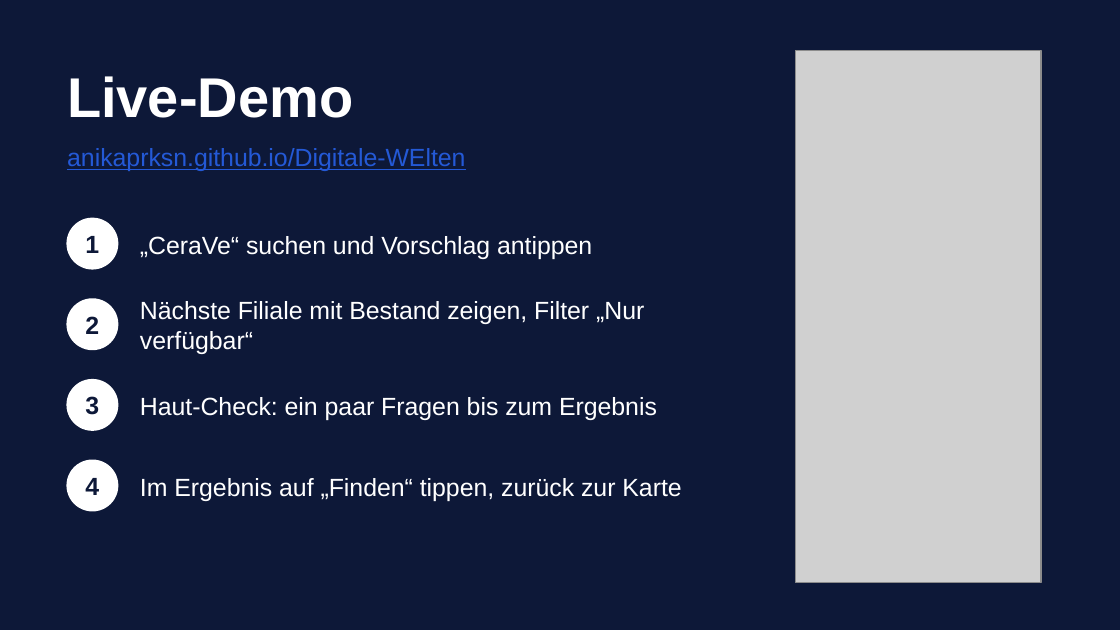
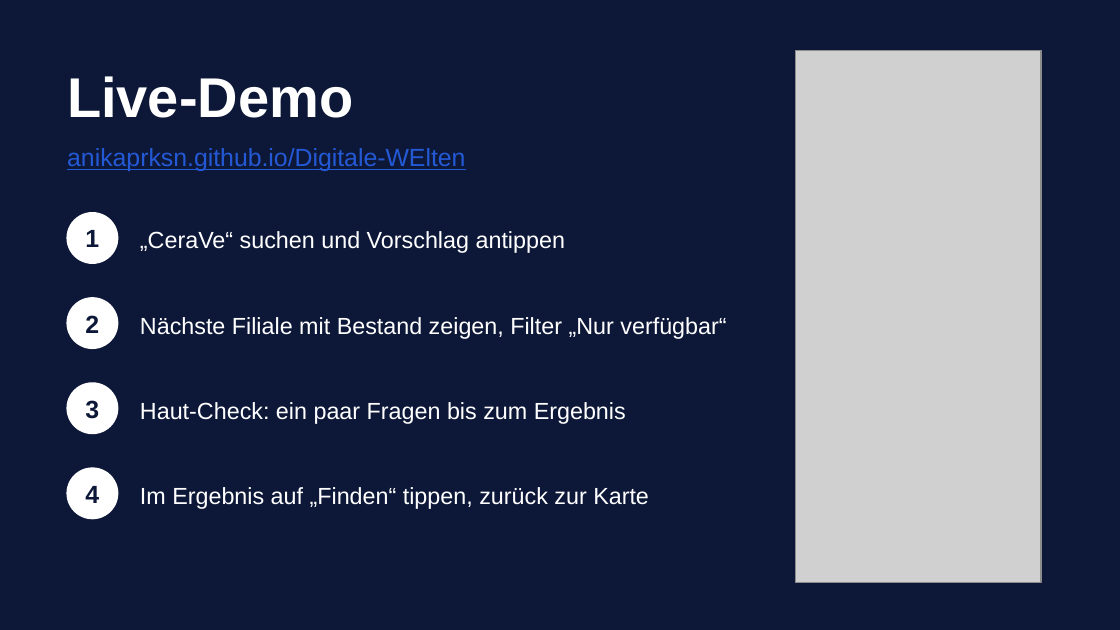
Before and after one commit to anikaprksn/Digitale-WElten, a slide deck: slide 5 of abgabe/Praesentation_BeautyFinder.pptx. Drawn at 1120x630 pixels with LibreOffice and Linux fonts; fonts in the diff are those of the drawing; grey boxes stand for pictures. Boxes give left, top, right and bottom in pixels: in the first picture for what was removed or moved away, otherwise in the second. Text is boxed around its words. In the diff, an @@ line names an element or a change of style, - is before the commit and + after.

```diff
--- a/abgabe/Praesentation_BeautyFinder.pptx
+++ b/abgabe/Praesentation_BeautyFinder.pptx
@@ text "1": place and size @@
-text "1" at box(85, 236, 99, 253)
+text "1" at box(85, 230, 99, 247)
@@ ellipse: place and size @@
-ellipse at box(67, 218, 118, 269)
+ellipse at box(67, 213, 118, 263)
@@ text "3": place and size @@
-text "3" at box(85, 396, 99, 415)
+text "3" at box(85, 400, 99, 419)
@@ text "4": place and size @@
-text "4" at box(85, 478, 99, 495)
+text "4" at box(85, 486, 99, 503)
@@ ellipse: place and size @@
-ellipse at box(67, 460, 118, 511)
+ellipse at box(67, 468, 118, 519)
@@ size 16 to 15 pt in 4 elements at box(140, 317, 726, 339), box(140, 231, 565, 253), box(140, 402, 626, 424), box(140, 487, 649, 509) @@
```
Also in this commit, not shown: 10 other slides changed.
